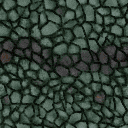
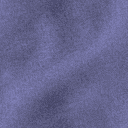
Layered file, before and after one edit (128×128). Changes by layer:
added group "water" with 3 layers above "window" over [0, 0, 128, 128]
added layer "Paint Layer 6" in group "water" over [0, 0, 128, 128]
added layer "Paint Layer 5" in group "water" over [0, 0, 128, 128]
hid group "window" (6 layers) over [0, 0, 128, 128]
painted on "high" over [0, 0, 128, 128]
hid group "wood" (4 layers) over [0, 0, 128, 128]
painted on "dark lines" over [0, 0, 128, 128]
painted on "Background" over [0, 0, 128, 128]
